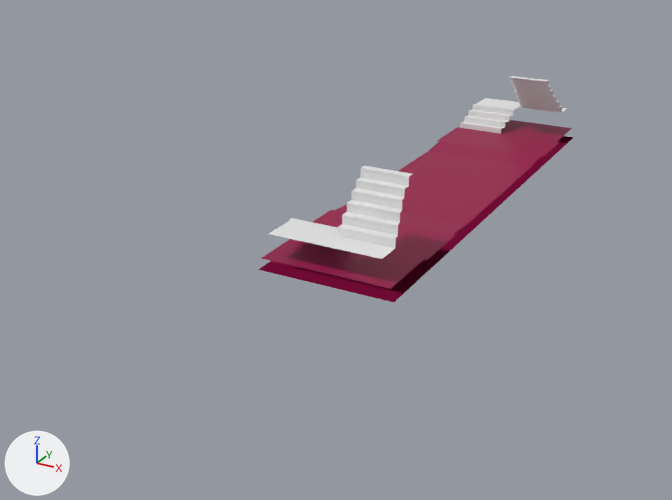
The Blender file Assets/Blender/ROSS Front.blend, before and after one commit.
The view is the same before and after, from a 50 mm camera at (10.7, -26.7, 10.4) aimed at (-2.4, -2.9, -1.5). Every picture has the same lights, and +X, +Y and +Z are marked at lower left.

Before the edit, the objects in view are built like this:
```python
me_cube = bpy.data.meshes.new('Cube')
me_cube.from_pydata(...)  # 20 vertices, 4 faces, 4 loose edges; spans x -2.0..2.0, y 0.0..16.0, z 0.0..0.3
me_cube.materials.append(mat_material)  # red #980047
# before: 6 (2.0, 0.0, 0.0) at pixel (503, 201), 7 (2.0, 8.0, 0.0) at pixel (573, 137), 18 (2.0, 4.0, 0.3) at pixel (542, 157), 19 (2.0, 6.0, 0.3) at pixel (559, 142)
me_cube_003 = bpy.data.meshes.new('Cube.003')
me_cube_003.from_pydata(...)  # 56 vertices, 24 faces, 3 loose edges; spans x -1.9..1.65, y 5.75..8.0, z 0.35..2.6
ob_body = bpy.data.objects.new('Body', me_cube)
ob_body.location = (0.0, 0.0, 0.0)
_m = ob_body.modifiers.new('Mirror.001', 'MIRROR')
_m.use_axis = (True, True, False)
ob_steps = bpy.data.objects.new('Steps', me_cube_003)
ob_steps.location = (0.0, 0.0, 0.0)
_m = ob_steps.modifiers.new('Mirror', 'MIRROR')
_m.use_axis = (False, True, False)
```
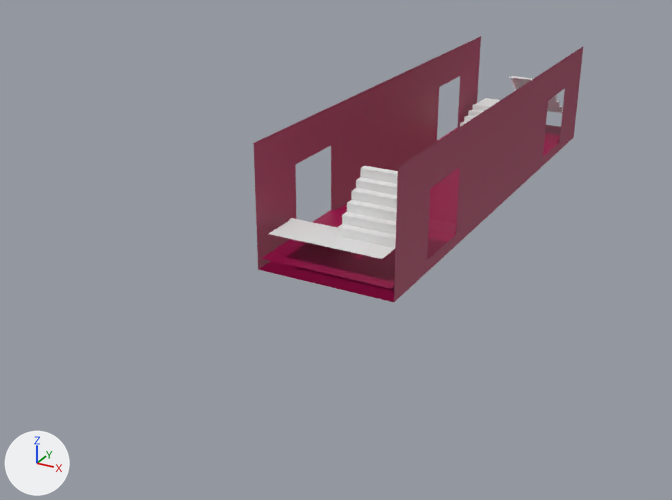
Commit message: ROSS side

Pixel boxes (x1, y1, x2, y2) of what changed, in the pictures (672 x 500 px):
'Body', reshaped: before (258, 120, 574, 302); after (253, 36, 583, 302)
part 1 of me_cube, built on (brown): after (253, 36, 583, 302)

Patch to the scene script:
```diff
--- a/Assets/Blender/ROSS Front.blend.py
+++ b/Assets/Blender/ROSS Front.blend.py
@@ me_cube @@
 me_cube.from_pydata(...)  # 20 vertices, 4 faces, 4 loose edges; spans x -2.0..2.0, y 0.0..16.0, z 0.0..0.3
 # used by ob_body; location = (0.0, 0.0, 0.0)
 # verts and faces of me_cube; kept vertices keep their numbers, new ones are numbered from 20
+# me_cube part 1
+delete_edges([(6, 7)])
+verts[20] = (2.0, 0.0, 3.5)  # pixel (511, 93)
+verts[21] = (2.0, 8.0, 3.5)  # pixel (583, 46)
+verts[22] = (2.0, 4.0, 2.3)  # pixel (548, 100)
+verts[23] = (2.0, 6.0, 2.3)  # pixel (564, 88)
+verts[24] = (2.0, 4.0, 0.0)  # pixel (542, 166)
+verts[25] = (2.0, 6.0, 0.0)  # pixel (558, 151)
+faces += [(18, 24, 25, 19), (6, 24, 18, 22, 23, 19, 25, 7, 21, 20)]
 me_cube.materials.append(mat_material)
```
